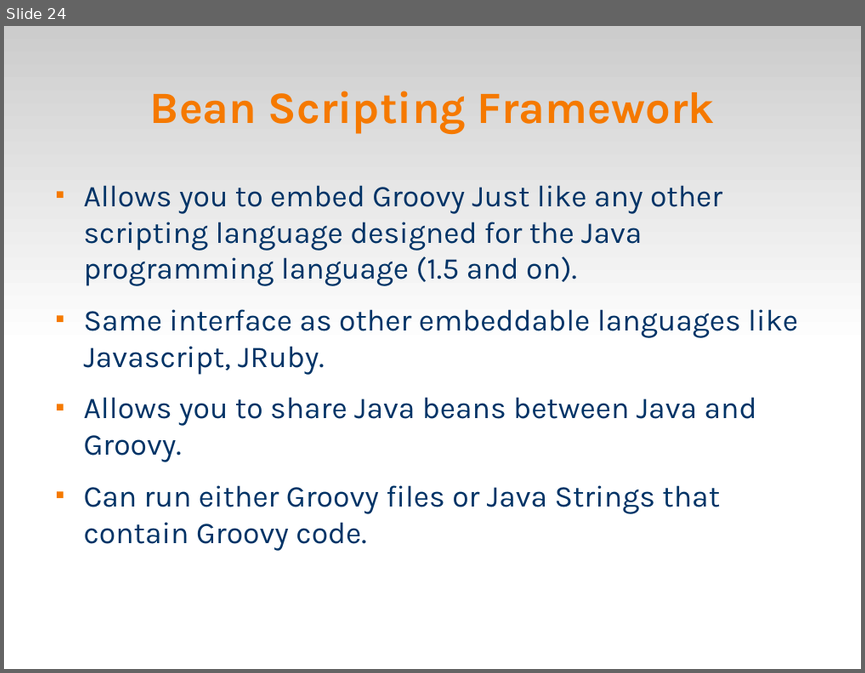
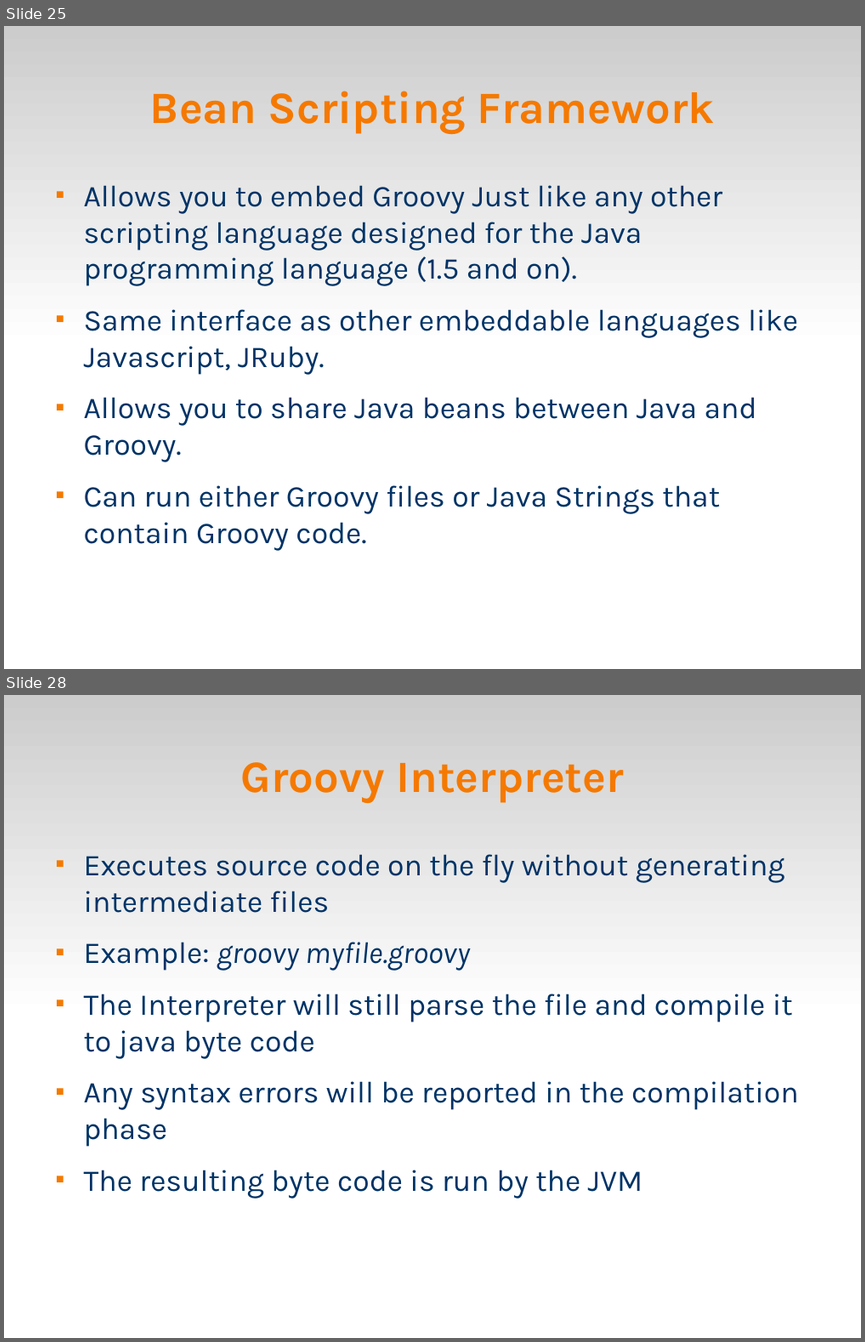
Before and after one commit to veltzer/demos, a slide deck: groovy/groovy.odp. Shown one above the other, each under a label of ours: slide 24 before the commit, slides 25 and 28 after it; the slides between them are not shown. The pictures are 865x673 and 865x1342 pixels, drawn with LibreOffice and Linux fonts; fonts in the diff are those of the drawing. Boxes give left, top, right and bottom in pixels: in the first picture for what was removed or moved away, otherwise in the second. Text is boxed around its words. In the diff, an @@ line names an element or a change of style, - is before the commit and + after.

Commit message:
groovysh examples

```diff
--- a/groovy/groovy.odp
+++ b/groovy/groovy.odp
@@ slide 28 added at bbox=[4, 695, 861, 1338], background #FFFFFF; not listed: 1 template element that a slide beside it also shows @@
@@ title added at bbox=[241, 762, 624, 803], 41.4 pt, text #F57900, bold @@
+Groovy Interpreter
@@ text added at bbox=[84, 854, 799, 1198], 28 pt, text #003366 @@
+■ Executes source code on the fly without generating intermediate files
+■ Example: groovy myfile.groovy
+■ The Interpreter will still parse the file and compile it to java byte code
+■ Any syntax errors will be reported in the compilation phase
+■ The resulting byte code is run by the JVM
@@ what was slide 24 is now slide 25 @@
```
Also in this commit, not shown: 1 slide changed, 6 other slides added, 2 other files.
